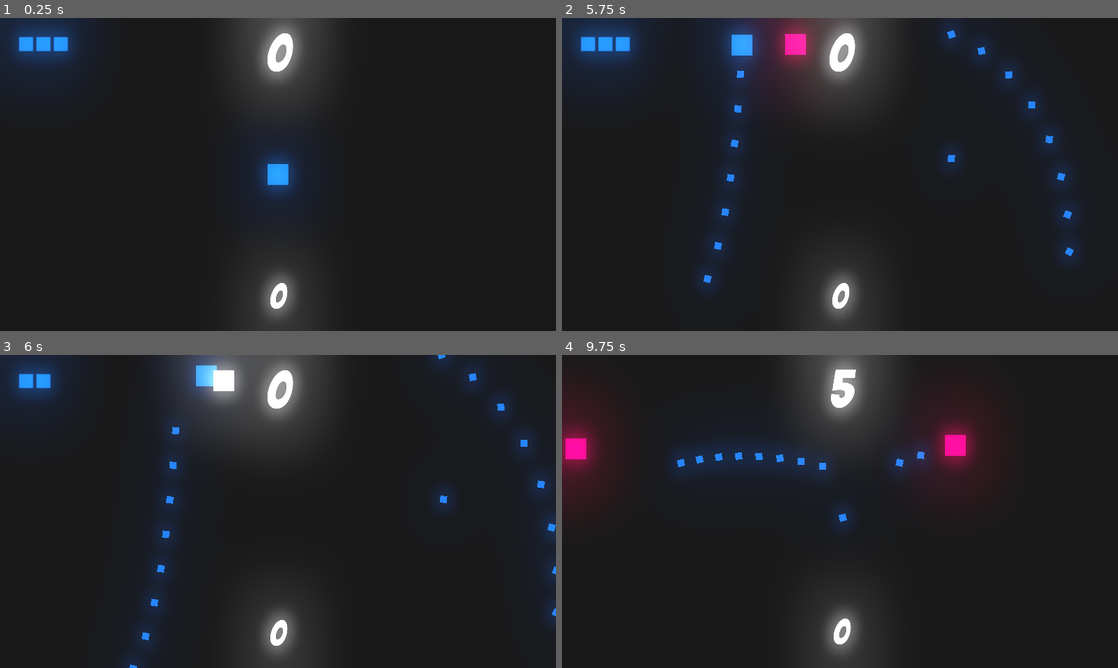
Above: before the commit, frames 1-4 (two rows, left to right).
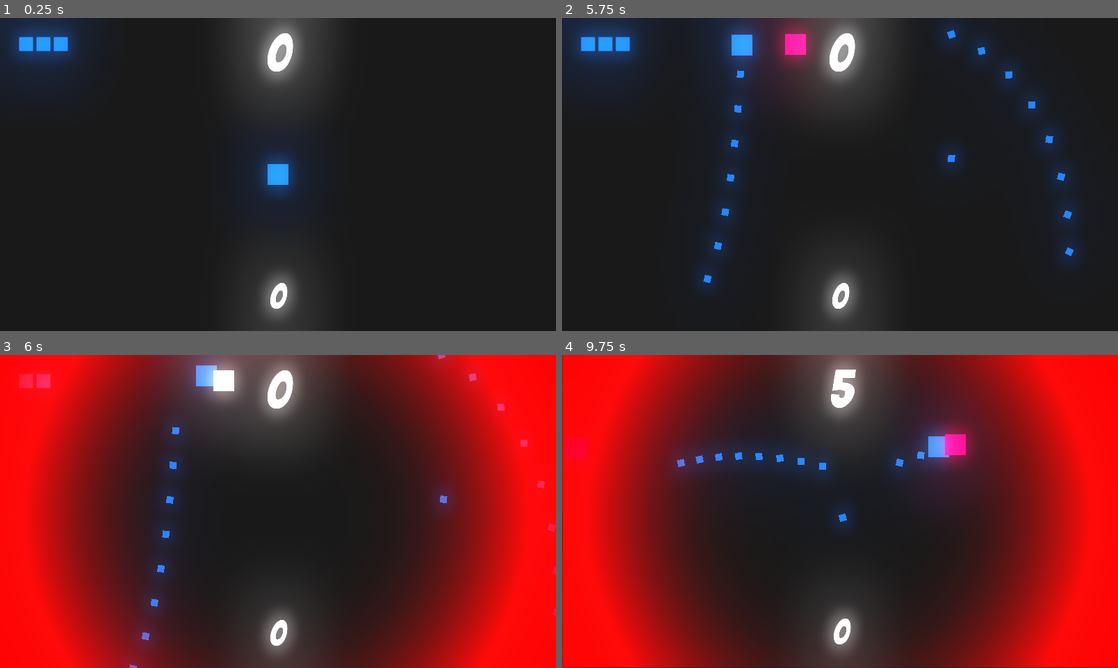
Above: after the commit, the same moments.

Repository: Gui-dev/shooter
Game: Godot game, scene res://levels/LevelOne.tscn
The game is run twice, just before and just after one commit, with the same random seed, the same clock (stepped at 60 frames per second) and the same inputs. The project has no main scene, so this scene is started directly.
Inputs (mouse positions are in pixels of both pictures, inside the frame that each line leads up to):
- Up to frame 1 (0.25 s): no input
- Up to frame 2 (5.75 s): tap Enter at 0.5 s; move the mouse to (812, 237) at 0.52 s; hold Space (shooter) 0.53-1.28 s; hold W (up) 0.53-2.03 s; move the mouse to (1006, 221) at 1.27 s; tap Space (shooter) at 1.35, 2.85, 4.35 s; move the mouse to (673, 127) at 2.02 s; hold Space (shooter) 2.03-2.78 s; hold A (left) 2.03-3.53 s; move the mouse to (867, 174) at 2.77 s; move the mouse to (756, 96) at 3.52 s; hold S (down) 3.53-4.28 s; hold Space (shooter) 3.53-4.28 s; move the mouse to (962, 158) at 4.27 s; hold D (right) 4.28-5.03 s; move the mouse to (728, 190) at 5.02 s; hold W (up) from 5.03 s (still down); hold Space (shooter) from 5.03 s (still down)
- Up to frame 3 (6 s): move the mouse to (333, 442) at 5.77 s; release W (up) at 5.78 s; release Space (shooter) at 5.78 s; hold D (right) from 5.78 s (still down); tap Space (shooter) at 5.85 s
- Up to frame 4 (9.75 s): move the mouse to (812, 574) at 6.52 s; hold Space (shooter) 6.53-7.28 s; move the mouse to (1006, 558) at 7.27 s; tap Space (shooter) at 7.35, 8.85 s; move the mouse to (673, 464) at 8.02 s; release D (right) at 8.03 s; hold S (down) 8.03-8.78 s; hold Space (shooter) 8.03-8.78 s; move the mouse to (867, 511) at 8.77 s; hold A (left) 8.78-9.53 s; move the mouse to (756, 433) at 9.52 s; hold W (up) from 9.53 s (still down); hold Space (shooter) from 9.53 s (still down)

Frames 1-2 are identical in both runs. In frame 3, 63% of the frame differs, in the area x 0-100%, y 0-100%; in frame 4, 63%.

Commit message:
feat: add save game, load game and encrypting save

Diff:
--- a/levels/LevelOne.tscn
+++ b/levels/LevelOne.tscn
@@ -12,6 +12,7 @@
 [ext_resource path="res://prefabs/PowerUpDamage.tscn" type="PackedScene" id=10]
 [ext_resource path="res://assets/images/Lives.png" type="Texture" id=11]
 [ext_resource path="res://scripts/Controls.gd" type="Script" id=12]
+[ext_resource path="res://assets/images/damage-bg.png" type="Texture" id=13]
 
 [sub_resource type="Environment" id=1]
 background_mode = 4
@@ -87,6 +88,12 @@
 expand = true
 stretch_mode = 2
 
+[node name="damage_player" type="TextureRect" parent="ui/controls"]
+visible = false
+anchor_right = 1.0
+anchor_bottom = 1.0
+texture = ExtResource( 13 )
+
 [node name="camera" type="Camera2D" parent="."]
 position = Vector2( 320, 180 )
 current = true
--- a/scripts/Global.gd
+++ b/scripts/Global.gd
@@ -6,6 +6,7 @@
 var score = 0
 var record = 0
 var camera = null
+var damage_player_background = null
 
 
 func instance_node(node: PackedScene, location: Vector2, parent: Node2D) -> Node:
@@ -14,3 +15,31 @@
   node_instance.global_position = location
 
   return node_instance
+
+
+func save() -> Dictionary:
+  var dictionary_save = {
+    "record": record
+  }
+
+  return dictionary_save
+
+
+func save_game() -> void:
+  var save_game = File.new()
+  save_game.open_encrypted_with_pass('user://savegame.save', File.WRITE, 'cript')
+  save_game.store_line(to_json(save()))
+  save_game.close()
+
+
+func load_game() -> void:
+  var save_game = File.new()
+
+  if not save_game.file_exists('user://savegame.save'):
+    print('Erro ao carregar o arquivo')
+    return
+
+  save_game.open_encrypted_with_pass('user://savegame.save', File.READ, 'cript')
+  var current_line = parse_json(save_game.get_line())
+  record = current_line['record']
+  save_game.close()
--- a/scripts/Player.gd
+++ b/scripts/Player.gd
@@ -20,6 +20,7 @@
   Global.player = self
   connect('change_lives', get_parent().get_node('ui/controls'), 'on_change_player_lives')
   emit_signal('change_lives', max_lives)
+  Global.damage_player_background = get_parent().get_node('ui/controls/damage_player')
 
 
 func _process(delta: float) -> void:
@@ -52,15 +53,20 @@
   if area.is_in_group('enemy'):
     lives -= 1
     emit_signal('change_lives', lives)
+    Global.damage_player_background.visible = true
+    yield(get_tree().create_timer(0.1), 'timeout')
+    Global.damage_player_background.visible = false
 
     if lives <= 0:
       visible = false
       dead = true
       yield(get_tree().create_timer(1), 'timeout')
       get_tree().reload_current_scene()
+      Global.save_game()
 
 
 func _on_powerup_timer_timeout() -> void:
+  modulate = Color('1a6bd2')
   if reset_power.find('load_timer') != null:
     recharged_time = standard_recharged_time
     reset_power.erase('load_timer')
--- a/scripts/PowerUp.gd
+++ b/scripts/PowerUp.gd
@@ -13,3 +13,4 @@
     area.get_parent().get_node('powerup_timer').start()
     area.get_parent().reset_power.append(name)
     queue_free()
+    area.get_parent().modulate = Color.green
--- a/scripts/Record.gd
+++ b/scripts/Record.gd
@@ -2,6 +2,7 @@
 
 
 func _ready() -> void:
+  Global.load_game()
   text = String(Global.record)
 
 
Not shown: 1 places in levels/LevelOne.tscn that only renumber resources
